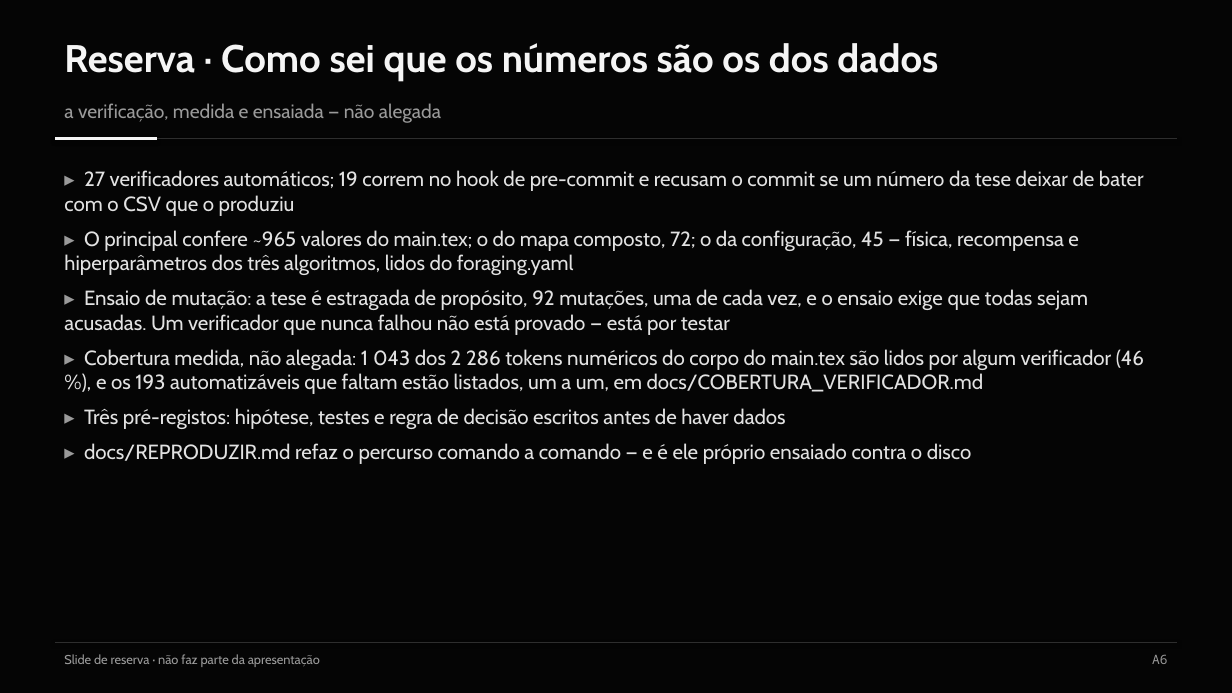
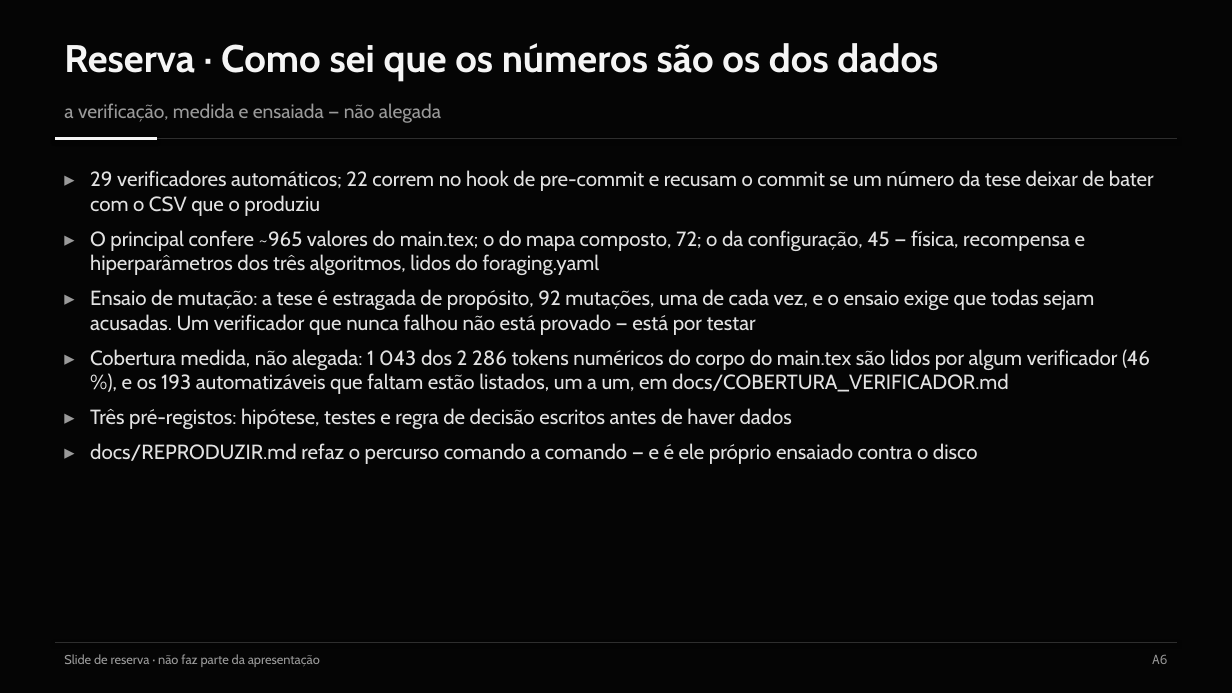
Before and after one commit to Pombo2001/swarm-robotics-tese, a slide deck: slide 26 of Defesa/slides_defesa.pptx. Drawn at 1232x693 pixels with LibreOffice and Linux fonts; fonts in the diff are those of the drawing. Boxes give left, top, right and bottom in pixels: in the first picture for what was removed or moved away, otherwise in the second. Text is boxed around its words. In the diff, an @@ line names an element or a change of style, - is before the commit and + after.

Commit message:
fix(defesa): a cábula e os slides acompanham a tese de 24 set
- cábula: a observação deixa de ser «puramente local» (QI3, §05, §12, glossário);
  o SAC no Gargalo lê-se como sub-treino, não lotaria; pergunta nova sobre a
  réplica 7/21; reprodutibilidade «na mesma máquina», com a reavaliação dos 147
- slides: recuo pendente nos pontos (a 2.ª linha deixa de cair sob o marcador);
  protocolo mais curto; limitações com a perceção global do enxame
- 29 verificadores, 22 no hook (os slides diziam 27/19, a cábula 28/21)

```diff
--- a/Defesa/slides_defesa.pptx
+++ b/Defesa/slides_defesa.pptx
@@ text at [90, 170, 1154, 216]: text changed @@
-▸ 27 verificadores automáticos; 19 correm no hook de pre-commit e recusam o commit se um número da tese deixar de bater com o CSV que o produziu
+▸ 29 verificadores automáticos; 22 correm no hook de pre-commit e recusam o commit se um número da tese deixar de bater com o CSV que o produziu
@@ text at [90, 230, 1150, 464]: indent changed @@
```
Also in this commit, not shown: 15 other slides changed, 6 other files.
